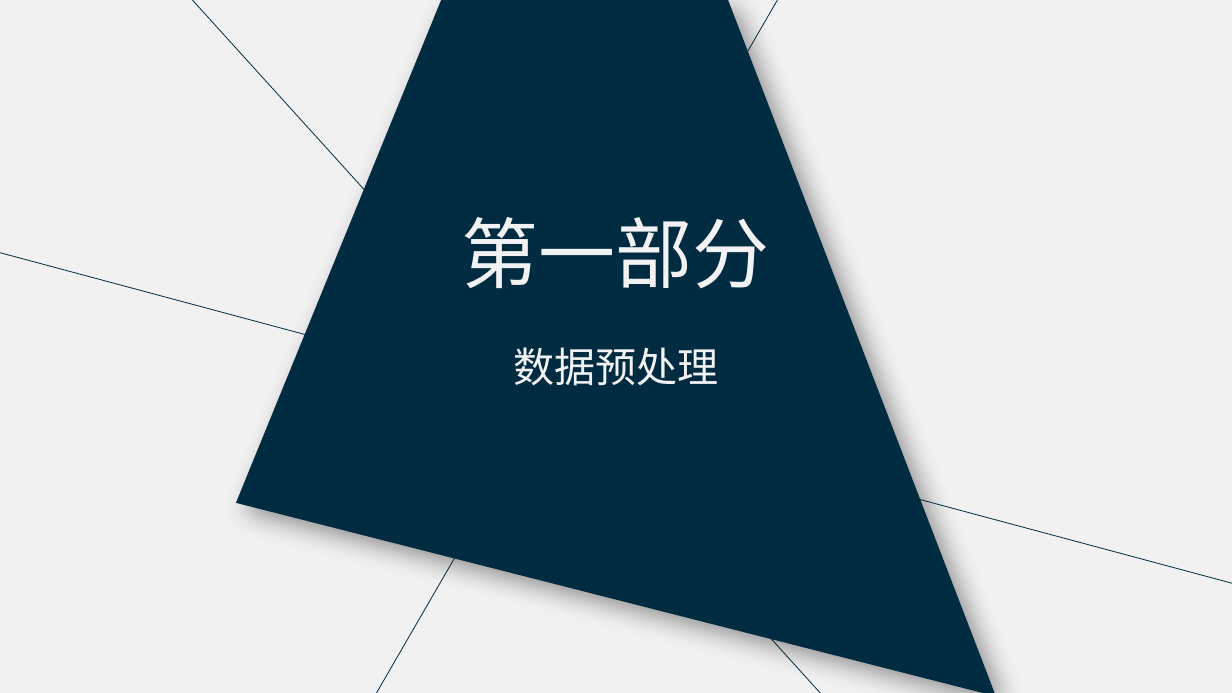
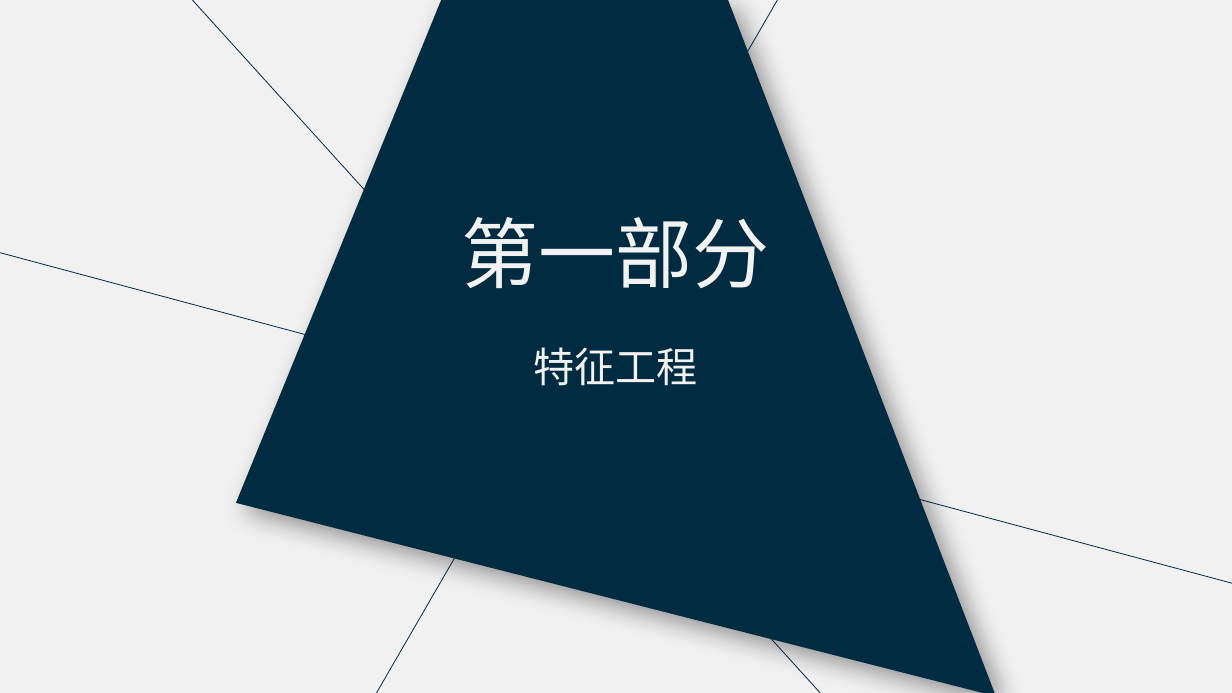
Before and after one commit to l3155/Excercise, a slide deck: slide 3 of 数据分析竞赛_张军军.pptx. Drawn at 1232x693 pixels with LibreOffice and Linux fonts; fonts in the diff are those of the drawing. Boxes give left, top, right and bottom in pixels: in the first picture for what was removed or moved away, otherwise in the second. Text is boxed around its words. In the diff, an @@ line names an element or a change of style, - is before the commit and + after.

```diff
--- a/数据分析竞赛_张军军.pptx
+++ b/数据分析竞赛_张军军.pptx
@@ text at (534, 347, 698, 386): text changed @@
-数据预处理
+特征工程
```
Also in this commit, not shown: 5 other slides changed, 7 slides added, 21 slides removed.
